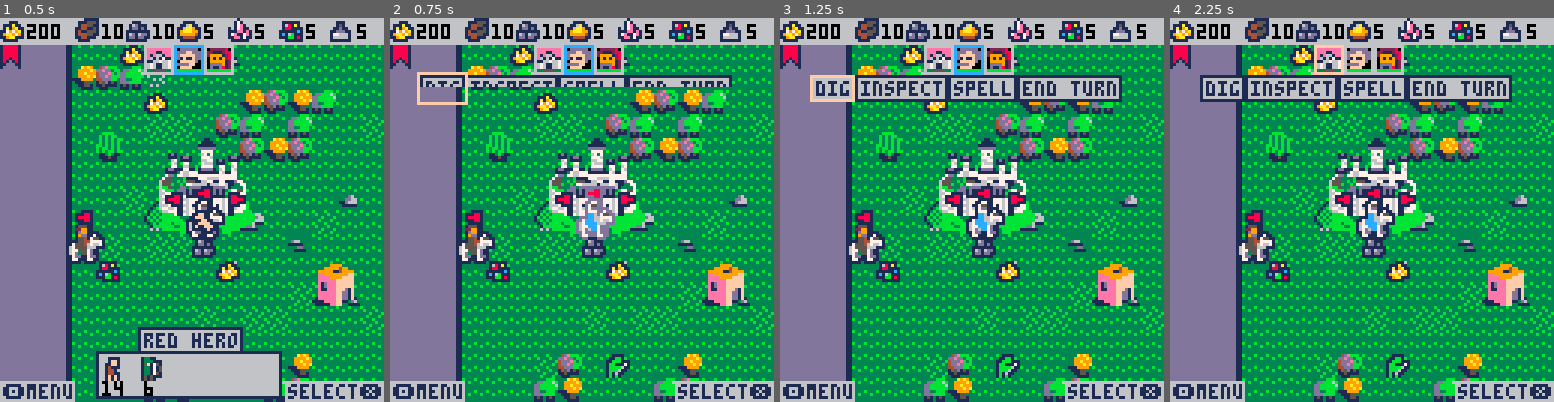
Above: before the commit, frames 1-4 (left to right).
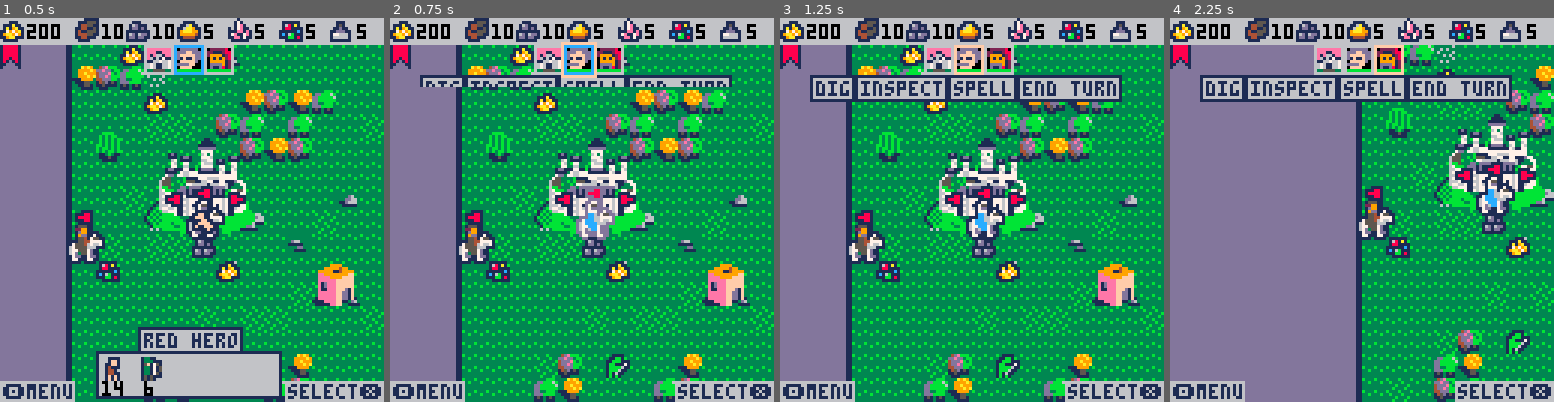
Above: after the commit, the same moments.

Repository: pvan/pico8
Game: PICO-8 cartridge heroes.p8
The game is run twice, just before and just after one commit, with the same random seed, the same clock (stepped at 60 frames per second) and the same inputs.
Inputs:
- Up to frame 1 (0.5 s): tap X (X key) at 0.33 s
- Up to frame 2 (0.75 s): tap O (Z key) at 0.7 s
- Up to frame 3 (1.25 s): tap X (X key) at 1.07 s
- Up to frame 4 (2.25 s): hold Right 1.6-2.1 s; tap O (Z key) at 1.7, 2.1 s; tap X (X key) at 1.85 s; hold Up from 2.15 s (still down)

Frame 1 is identical in both runs. In frame 2, 0.6% of the frame differs, in the area x 7-54%, y 6-23%; in frame 3, 0.5%; in frame 4, 42%, in the area x 17-100%, y 7-100%.

Commit message:
heroes: implement correct behavior with old method
to get a proper token comparison

Diff:
--- a/heroes.p8
+++ b/heroes.p8
@@ -106,8 +106,8 @@
 -- music(0)
 
  --todo: do these need to be pts? hmm
- topc=pt(1,1)
- botc=pt(1,1)
+-- topc=pt(1,1)
+-- botc=pt(1,1)
 
 -- --quick test area
 -- a=pt(1,1)
@@ -492,7 +492,13 @@
   hud_menu_open=not hud_menu_open
   if hud_menu_open then
    sfx(63)
---   hcur=pt(selport,1)
+
+--   update_static_hud()
+--   tcur=pt(selport,1)
+--   toptop=true
+
+   hcur=pt(selport,1)
+
   else
    sfx(61)
   end
@@ -1797,9 +1803,9 @@
  cur_spr=cur_sprs[style]
 end
 
-function move_cursor2(p,maxx)
- move_cursor(p,1,maxx,1,1)
-end
+--function move_cursor2(p,maxx)
+-- move_cursor(p,1,maxx,1,1)
+--end
 function move_cursor(
  p, minx,maxx, miny,maxy)
 
@@ -1809,6 +1815,13 @@
    sfx(58,-1,1,2)
   end
  end
+ --20 extra tokens and we could
+ --add uneven limit to x
+-- if type(maxx)=='table' then
+--  p.x=mid(p.x,minx,maxx[p.y])
+-- else
+--  p.x=mid(p.x,minx,maxx)
+-- end
  p.x=mid(p.x,minx,maxx)
  p.y=mid(p.y,miny,maxy)
 end
@@ -2997,6 +3010,8 @@
 
 end
 
+lasttopx=1
+lastbotx=4
 function update_hud_menu_cursor()
 
  --7935
@@ -3008,37 +3023,52 @@
 -- hcur=curinfo[rowrow]
 -- limit=limitinfo[rowrow]
 
- if toptop then
-  move_cursor2(topc,#ports)
-  hcur_x=topc.x
---  bcur=topc
+ --7955
+-- if toptop then
+--  move_cursor2(topc,#ports)
+--  hcur_x=topc.x
+----  move_val({topx},#ports)
+----  bcur=topc
+-- else
+--  move_cursor2(botc,#buttons)
+--  hcur_x=botc.x
+----  move_val({botx},#buttons)
+----  bcur=botc
+-- end
+--
+-- if (btnp(⬇️)) toptop=false
+-- if (btnp(⬆️)) toptop=true
+--
+
+ --todo: make min default 1?
+ lasthcury=hcur.y
+ move_cursor(hcur,
+  1,99,--max(#ports,#buttons),--limited below
+  1,2)
+ if lasthcury!=hcur.y then
+  if lasthcury==2 then
+   lastbotx=hcur.x
+   hcur.x=lasttopx
+  else
+   lasttopx=hcur.x
+   hcur.x=lastbotx
+  end
+ end
+
+ if hcur.y==1 then
+  hcur.x=min(hcur.x,#ports)
+  select(ports[hcur.x])
  else
-  move_cursor2(botc,#buttons)
-  hcur_x=botc.x
---  bcur=botc
- end
-
- if (btnp(⬇️)) toptop=false
- if (btnp(⬆️)) toptop=true
-
- --todo: make min default 1?
-
--- move_cursor(hcur,
---  1,99,--max(#ports,#buttons),--limited below
---  1,2)
-
--- if hcur.y==1 then
---  hcur.x=min(hcur.x,#ports)
---  select(ports[hcur.x])
+  hcur.x=min(hcur.x,#buttons)
+
+-- if toptop then
+--  select(ports[hcur_x])
 -- else
---  hcur.x=min(hcur.x,#buttons)
- if toptop then
-  select(ports[hcur_x])
- else
+
   if btnp(❎) then
 
    --end turn
-   if hcur_x==4 then
+   if hcur.x==4 then
     sfx(59)
     local askturn=false
     for h in all(cp.heroes) do
@@ -3063,12 +3093,12 @@
    end
 
    --dig, inspect, etc
-   if hcur_x==3 then
+   if hcur.x==3 then
 
    end
 
    --inspect
-   if hcur_x==2 then
+   if hcur.x==2 then
 
    end
 
@@ -3171,8 +3201,9 @@
  --flashing selection box
  --(only draw when menu open)
  if hud_menu_open then
-	 local i=hcur_x --tokens
-	 if toptop then
+	 local i=hcur.x --tokens
+	 if hcur.y==1 then
+--	 if toptop then
 	  local w=#ports*10
 	  local x,y=53-w/2+10*i,9
 	  flashingbox(x,y,10,10)
